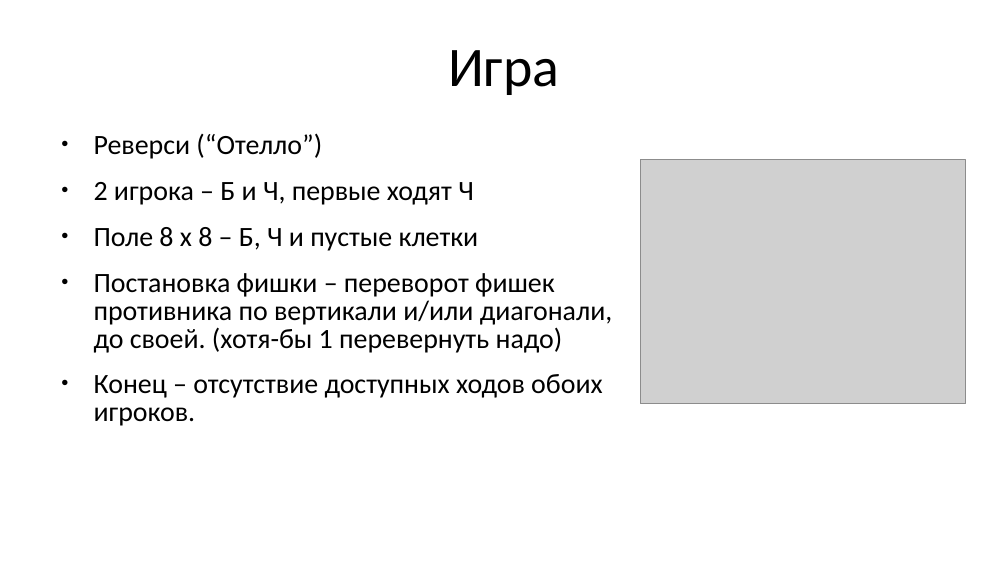
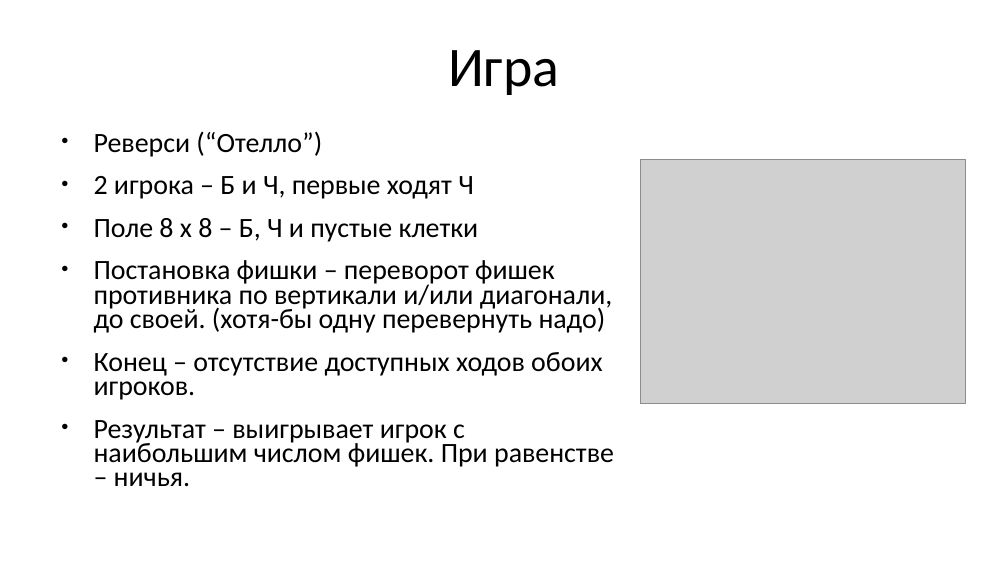
Before and after one commit to GidRadium/reversi-admin-panel, a slide deck: slide 3 of docs/PRESENTATION.pptx. Drawn at 1008x567 pixels with LibreOffice and Linux fonts; fonts in the diff are those of the drawing; grey boxes stand for pictures. Boxes give left, top, right and bottom in pixels: in the first picture for what was removed or moved away, otherwise in the second. Text is boxed around its words. In the diff, an @@ line names an element or a change of style, - is before the commit and + after.

```diff
--- a/docs/PRESENTATION.pptx
+++ b/docs/PRESENTATION.pptx
@@ text at box(94, 131, 602, 400): line spacing 0.83 to 0.73 @@
@@ text at box(94, 260, 613, 333): text changed @@
-● Постановка фишки – переворот фишек противника по вертикали и/или диагонали, до своей. (хотя-бы 1 перевернуть надо)
+● Постановка фишки – переворот фишек противника по вертикали и/или диагонали, до своей. (хотя-бы одну перевернуть надо)
@@ text at box(94, 420, 614, 487): paragraph added @@
+● Результат – выигрывает игрок с наибольшим числом фишек. При равенстве – ничья.
```
Also in this commit, not shown: 2 other slides changed, 1 other file.
